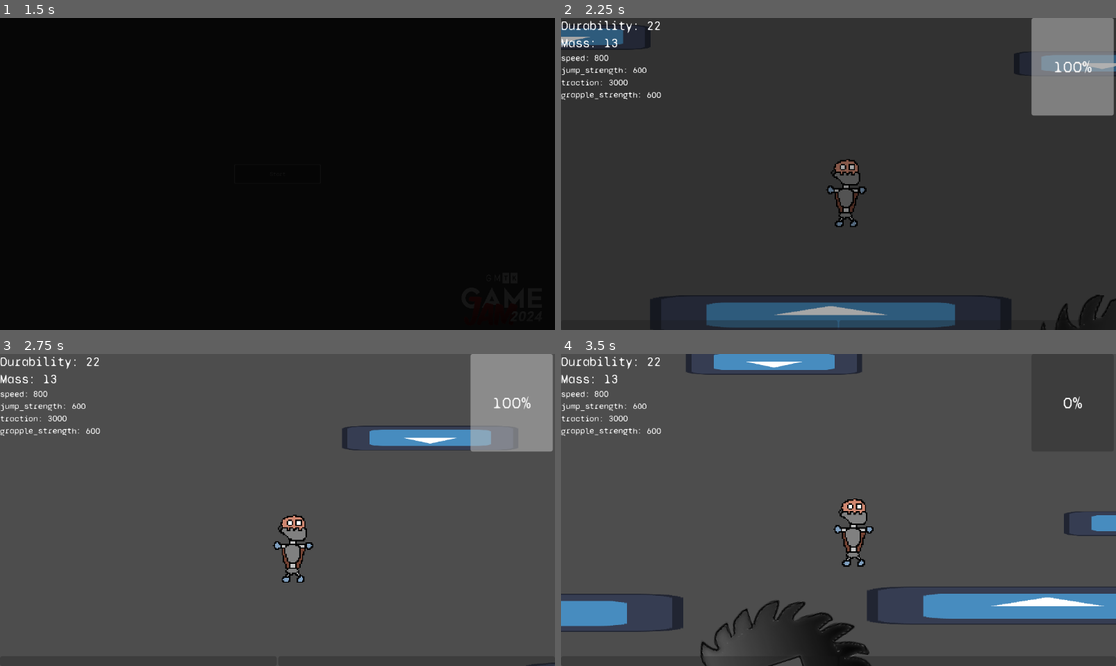
Above: before the commit, frames 1-4 (two rows, left to right).
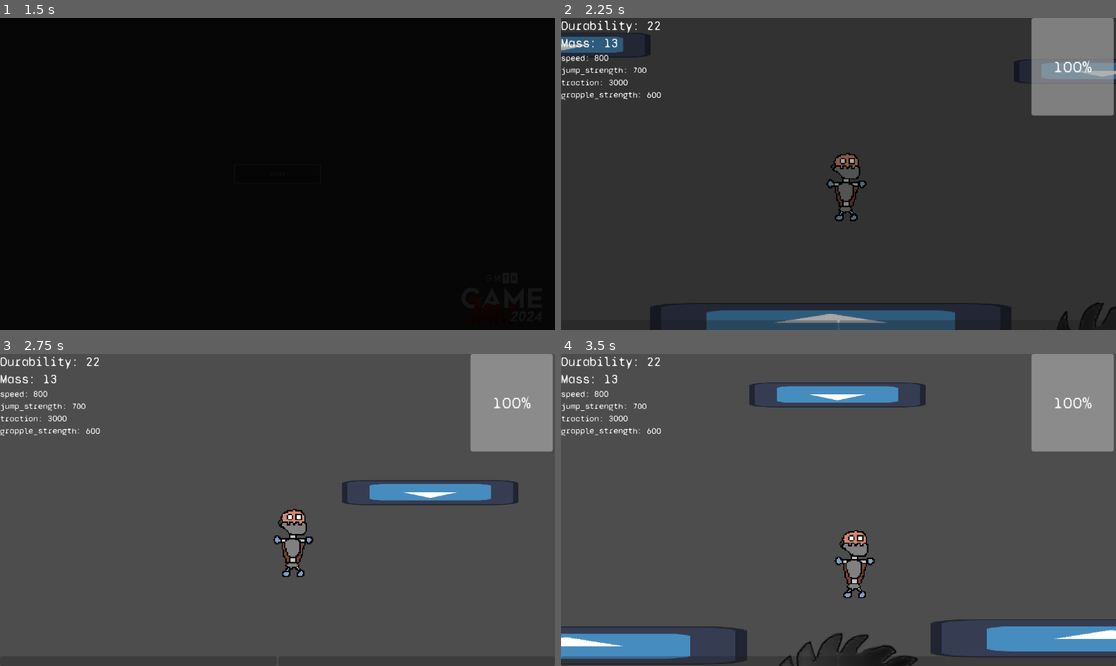
Above: after the commit, the same moments.

Repository: T4R1N/BuiltToScale
Game: Godot game, scene res://Scenes/Main.tscn
Two runs of this game, one before a commit and one after it. Both use one fixed random seed, a clock stepped at 60 frames per second and the inputs below. The engine's default icon, where the game draws it, is replaced by a stand-in: a white triangle on a blue panel in a dark square.
Inputs:
- Up to frame 1 (1.5 s): click "Start" at 0.5 s; click "Start" at 1.25 s
- Up to frame 2 (2.25 s): hold D (Right) from 2.03 s (still down); hold Space (Jump) from 2.03 s (still down)
- Up to frame 3 (2.75 s): keep holding D (Right); keep holding Space (Jump)
- Up to frame 4 (3.5 s): keep holding D (Right); release Space (Jump) at 2.78 s; tap Space (Jump) at 2.85, 3.02, 3.32 s

Frame 1 is identical in both runs. In frame 2, 4.8% of the frame differs, in the area x 0-100%, y 2-100%; in frame 3, 3.7%; in frame 4, 21%, in the area x 0-100%, y 0-100%.

Commit message:
coyote time and jump buffering
also changed how the jumping works in general

Diff:
--- a/Scripts/Player.gd
+++ b/Scripts/Player.gd
@@ -5,24 +5,25 @@
 @export var skeleton: RobotSkeleton
 
 var num_jumps = 1
-var jumps = num_jumps
-var JUMP_VELOCITY = -600.0
+var additional_jumps = num_jumps
+var time_since_jump = INF
+var time_since_grounded = INF
+var JUMP_VELOCITY = -700.0
 
-# Get the gravity from the project settings to be synced with RigidBody nodes.
 var gravity = 1600
 
 var acceleration = 3000.0
 var maxSpeed = 800.0
 var grapple_strength = 400.0
 var cur_grap: float
+var hp: float
 
 var can_move_in_air = true # For use with augments
 var can_walk_to_climb = false # Spiderbody
-var cancel_jump = false
+var cancel_jump = true
 
 @onready var mass = skeleton.mass
 @onready var max_hp = skeleton.durability
-var hp: float
 @onready var ingame_ui = $"../IngameUI"
 
 func build():
@@ -84,15 +85,27 @@
 		else:
 			gravity = 1600
 		velocity.y += gravity * delta
+		time_since_grounded += delta
 	else:
-		jumps = num_jumps # resets to max jump value
-	# Handle jump.
-	if Input.is_action_just_pressed("Jump") and jumps > 0:
-		jumps -= 1
+		additional_jumps = num_jumps # resets to max jump value
+		time_since_grounded = 0
+
+
+	# Handle jump input allowing for jump buffering.
+	if Input.is_action_just_pressed("Jump"):
+		time_since_jump = 0
+	else:
+		time_since_jump += delta
+
+	if time_since_jump < 0.25 and time_since_grounded < 0.15:
+		velocity.y = JUMP_VELOCITY
+	elif time_since_jump == 0 and additional_jumps > 0:
+		additional_jumps -= 1
 		velocity.y = JUMP_VELOCITY
 
-	if cancel_jump and velocity.y < 0 and Input.is_action_just_released("Jump"): # Does not execute if falling; only activates if cancelling a jump
-		velocity.y = 0
+
+	if cancel_jump and velocity.y < 0 and !Input.is_action_pressed("Jump"): # Does not execute if falling; only activates if cancelling a jump
+		velocity.y -= JUMP_VELOCITY * delta
 
 	# Acceleration and deceleration
 	if is_on_floor():
